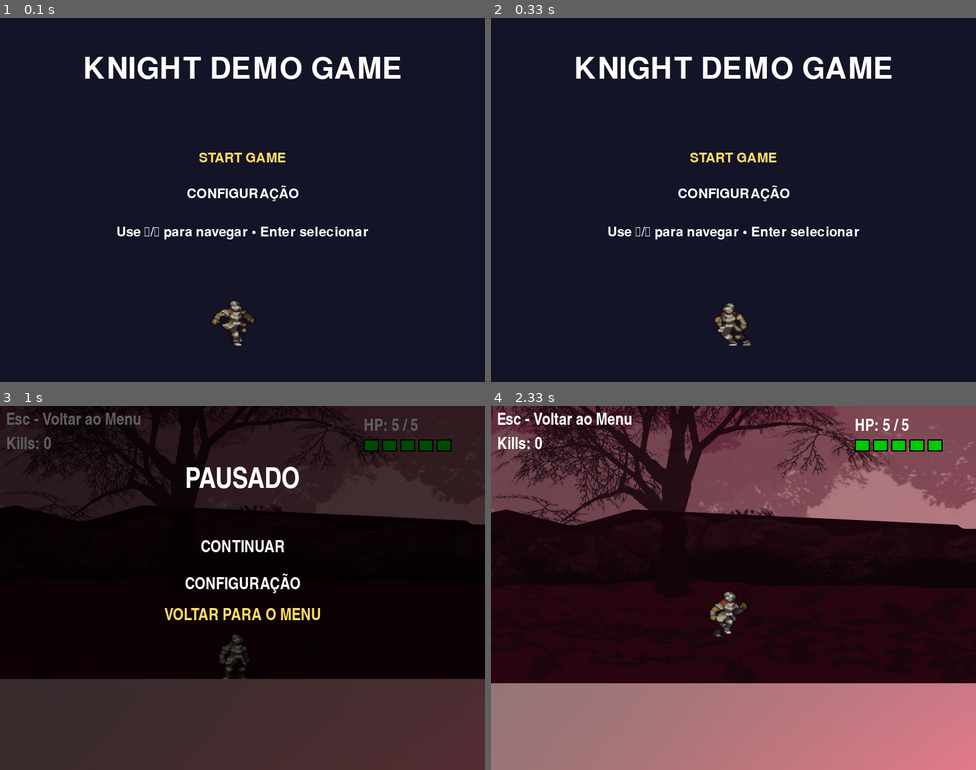
Above: before the commit, frames 1-4 (two rows, left to right).
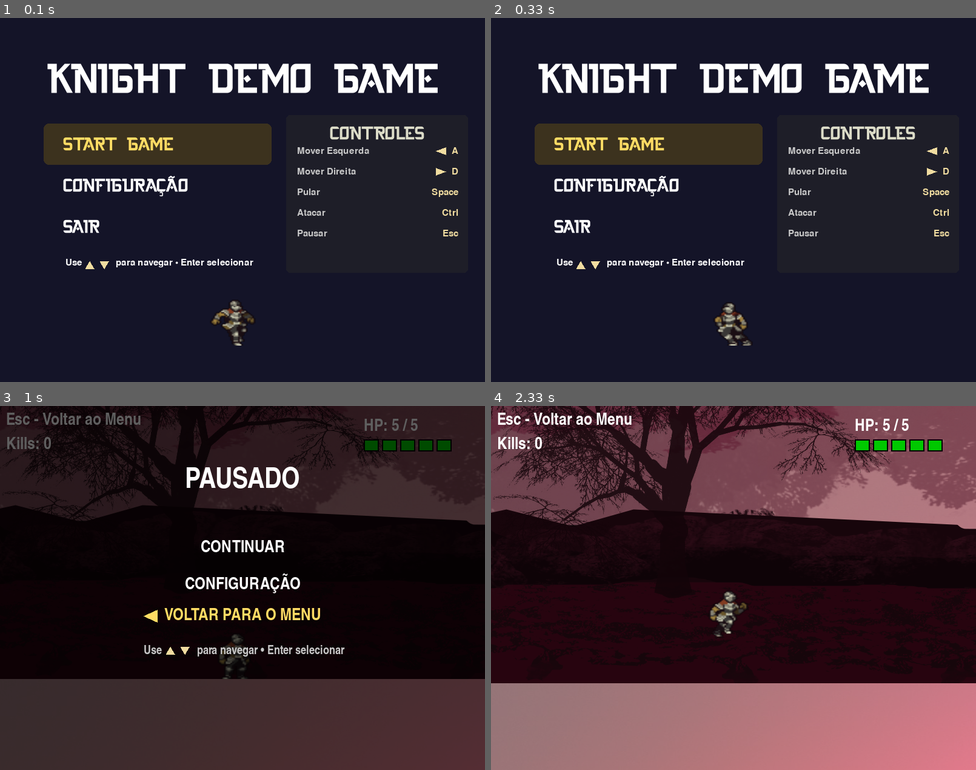
Above: after the commit, the same moments.

Repository: juniodevs/PyGameProject
Game: pygame game, started from src/main.py
Same seed, same stepped clock (60 frames per second), same inputs: the game is played once before the commit and once after it.
Inputs:
- Up to frame 1 (0.1 s): no input
- Up to frame 2 (0.33 s): no input
- Up to frame 3 (1 s): tap Enter at 0.33 s; hold Esc from 0.67 s (still down); hold Up from 0.67 s (still down)
- Up to frame 4 (2.33 s): release Esc at 1.13 s; release Up at 1.13 s; tap Enter at 1.17 s; hold Enter 1.5-1.97 s; hold Up 1.5-1.97 s; hold Up from 2 s (still down)

The runs differ from the first frame. In frame 1, 13% of the frame differs, in the area x 9-95%, y 10-69%; in frame 2, 13%; in frame 3, 0.5%; in frame 4, nothing differs.

Commit message:
Refactor code structure for improved readability and maintainability

Diff:
--- a/src/game/scenes/gameplay.py
+++ b/src/game/scenes/gameplay.py
@@ -222,8 +222,58 @@
         for i, opt in enumerate(self.pause_options):
             color = (255, 220, 100) if i == self.pause_index else (255, 255, 255)
             text = self._choose_game_font(28).render(opt, True, color)
-            screen.blit(text, (w // 2 - text.get_width() // 2, y))
+            text_x = w // 2 - text.get_width() // 2
+            # draw a left arrow indicator for the selected option (triangle) to avoid depending on glyphs
+            if i == self.pause_index:
+                arrow_x = text_x - 40
+                center_y = y + text.get_height() // 2
+                pts = [(arrow_x + 28, center_y - 10), (arrow_x + 6, center_y), (arrow_x + 28, center_y + 10)]
+                pygame.draw.polygon(screen, (255, 220, 100), pts)
+
+            screen.blit(text, (text_x, y))
             y += 56
+
+        # Instruction hint below pause options with up/down icons
+        hint_prefix = 'Use '
+        hint_suffix = ' para navegar • Enter selecionar'
+        try:
+            hint_font = self._choose_game_font(20)
+            prefix_surf = hint_font.render(hint_prefix, True, (200, 200, 200))
+            suffix_surf = hint_font.render(hint_suffix, True, (200, 200, 200))
+            arrow_w = 18
+            gap = 6
+            total_w = prefix_surf.get_width() + arrow_w + gap + arrow_w + suffix_surf.get_width()
+            hint_x = w // 2 - total_w // 2
+            hint_y = y + 6
+            screen.blit(prefix_surf, (hint_x, hint_y))
+            hx = hint_x + prefix_surf.get_width()
+            # up arrow
+            self._draw_arrow_icon(screen, hx, hint_y, 'up', (240, 220, 160))
+            hx += arrow_w + gap
+            # down arrow
+            self._draw_arrow_icon(screen, hx, hint_y, 'down', (240, 220, 160))
+            hx += arrow_w + gap
+            screen.blit(suffix_surf, (hx, hint_y))
+        except Exception:
+            pass
+
+    def _draw_arrow_icon(self, screen, x, y, direction, color=(240, 220, 160)):
+        """Draw a small triangular arrow icon at (x,y). direction in ('left','right','up','down').
+
+        x,y are the top-left of an area approx 18x18 where the icon will be drawn.
+        """
+        w = 18
+        h = 18
+        center_y = y + h // 2
+        if direction in ('left', 'l'):
+            pts = [(x + w - 2, center_y - 6), (x + 2, center_y), (x + w - 2, center_y + 6)]
+        elif direction in ('right', 'r'):
+            pts = [(x + 2, center_y - 6), (x + w - 2, center_y), (x + 2, center_y + 6)]
+        elif direction in ('up', 'u'):
+            pts = [(x + w // 2, center_y - 6), (x + 2, center_y + 6), (x + w - 2, center_y + 6)]
+        else:
+            pts = [(x + 2, center_y - 6), (x + w - 2, center_y - 6), (x + w // 2, center_y + 6)]
+        pygame.draw.polygon(screen, color, pts)
 
     def _draw_hp_overlay(self, screen):
         """Draw HP overlay showing current HP / max HP as visual hearts/bars."""
--- a/src/game/scenes/main_menu.py
+++ b/src/game/scenes/main_menu.py
@@ -1,40 +1,63 @@
+import os
 import pygame
 from ..settings import WHITE
 from ..entities.player import Player
 from .config_menu import ConfigMenu
-
 
 class MainMenu:
     def __init__(self, app):
         """app: reference to GameApp instance"""
         self.app = app
         self.screen = app.screen
-        self.font_title = pygame.font.Font(None, 72)
-        self.font = pygame.font.Font(None, 32)
+
+        try:
+            base = os.path.abspath(os.path.join(os.path.dirname(__file__), '..', '..'))
+            fonts_dir = os.path.join(base, 'assets', 'fonts')
+
+            title_path = os.path.join(fonts_dir, 'The Knight.ttf')
+            if os.path.isfile(title_path):
+                self.font_title = pygame.font.Font(title_path, 72)
+                self.font = pygame.font.Font(title_path, 32)
+            else:
+                self.font_title = pygame.font.SysFont(None, 72)
+                self.font = pygame.font.SysFont(None, 32)
+        except Exception:
+            self.font_title = pygame.font.SysFont(None, 72)
+            self.font = pygame.font.SysFont(None, 32)
+
+        try:
+            self.font_controls = pygame.font.SysFont(None, 22)
+        except Exception:
+            self.font_controls = self.font
         self.title_text = 'KNIGHT DEMO GAME'
 
-        # Menu options
-        self.options = ['START GAME', 'CONFIGURAÇÃO']
+        self.options = ['START GAME', 'CONFIGURAÇÃO', 'SAIR']
         self.selected = 0
 
-        # Simple menu player shown at bottom doing an idle loop
         sw, sh = self.screen.get_size()
         px = sw // 2 - 152
         py = sh - 220
         self.menu_player = Player(px, py)
-        # Force idle start
+
         self.menu_player._set_state('idle')
         self._auto_dir = -1
         self._dir_change_time = pygame.time.get_ticks() + 1200
         self._next_jump_time = pygame.time.get_ticks() + 2000
 
-        # Play menu music with crossfade if available
         try:
             self.app.audio.crossfade_music('menu', fade_ms=800)
         except Exception:
             pass
 
         self.config_overlay = None
+
+        self.controls = [
+            ("Mover Esquerda", "← / A"),
+            ("Mover Direita", "→ / D"),
+            ("Pular", "Space"),
+            ("Atacar", "Ctrl"),
+            ("Pausar", "Esc"),
+        ]
 
     def _start_game(self):
         try:
@@ -58,11 +81,19 @@
             elif event.key in (pygame.K_DOWN, pygame.K_s):
                 self.selected = (self.selected + 1) % len(self.options)
             elif event.key in (pygame.K_RETURN, pygame.K_KP_ENTER):
-                if self.options[self.selected] == 'START GAME':
+                choice = self.options[self.selected]
+                if choice == 'START GAME':
                     self._start_game()
-                else:
-                    # open configuration overlay
+                elif choice == 'CONFIGURAÇÃO':
+
                     self.config_overlay = ConfigMenu(self.app, on_done=self._close_config)
+                elif choice == 'SAIR':
+
+                    try:
+                        self.app.audio.play_sound('select')
+                    except Exception:
+                        pass
+                    self.app.running = False
             elif event.key == pygame.K_ESCAPE:
                 self.app.running = False
 
@@ -70,21 +101,19 @@
         self.config_overlay = None
 
     def update(self):
-        # update auto-walk for menu player
+
         now = pygame.time.get_ticks()
         if now >= self._dir_change_time:
             self._auto_dir *= -1
             self._dir_change_time = now + 1200 + (now % 400)
 
-        # set velocity according to auto dir
         self.menu_player.vel_x = self._auto_dir * (self.menu_player.speed * 0.5)
-        # random-ish jump schedule
+
         if now >= self._next_jump_time and self.menu_player.on_ground:
             self.menu_player.vel_y = self.menu_player.jump_power
             self.menu_player.on_ground = False
             self._next_jump_time = now + 1800 + (now % 1200)
 
-        # update animations / physics with screen bounds
         sw, sh = self.screen.get_size()
         ground_y = sh - 40
         self.menu_player.update(sw, sh, ground_y)
@@ -96,25 +125,126 @@
         screen.fill((20, 20, 40))
         sw, sh = screen.get_size()
 
-        # Title
         title = self.font_title.render(self.title_text, True, WHITE)
         screen.blit(title, (sw // 2 - title.get_width() // 2, 60))
 
-        # Menu options
-        y = 220
+        menu_x = 80
+        menu_w = 360
+        y = 180
         for i, opt in enumerate(self.options):
-            color = WHITE if i != self.selected else (255, 220, 100)
+            box_w = menu_w
+            box_h = 56
+            box_x = menu_x
+            box_y = y
+
+            if i == self.selected:
+                pygame.draw.rect(screen, (60, 50, 30), (box_x - 8, box_y - 6, box_w + 16, box_h + 12), border_radius=8)
+                color = (255, 220, 100)
+            else:
+                color = WHITE
+
             txt = self.font.render(opt, True, color)
-            screen.blit(txt, (sw // 2 - txt.get_width() // 2, y))
-            y += 56
-
-        # Draw small instructions
-        instr = self.font.render('Use ↑/↓ para navegar • Enter selecionar', True, WHITE)
-        screen.blit(instr, (sw // 2 - instr.get_width() // 2, y + 10))
-
-        # Draw the menu player near bottom center
+            screen.blit(txt, (box_x + 24, y + 10))
+
+            if i == self.selected:
+                arrow = self.font.render('►', True, (255, 200, 120))
+                screen.blit(arrow, (box_x + 8, y + 12))
+
+            y += box_h + 12
+
+        instr_text_prefix = 'Use '
+        instr_text_suffix = ' para navegar • Enter selecionar'
+        prefix_surf = self.font_controls.render(instr_text_prefix, True, WHITE)
+        suffix_surf = self.font_controls.render(instr_text_suffix, True, WHITE)
+
+        arrow_w = 18
+        gap = 6
+        total_w = prefix_surf.get_width() + arrow_w + gap + arrow_w + suffix_surf.get_width()
+        instr_x = menu_x + (menu_w // 2) - (total_w // 2)
+        instr_y = y + 12
+        screen.blit(prefix_surf, (instr_x, instr_y))
+        x = instr_x + prefix_surf.get_width()
+
+        self._draw_arrow_icon(screen, x, instr_y + 2, 'up', (240, 220, 160))
+        x += arrow_w + gap
+
+        self._draw_arrow_icon(screen, x, instr_y + 2, 'down', (240, 220, 160))
+        x += arrow_w + gap
+        screen.blit(suffix_surf, (x, instr_y))
+
+        panel_w = 300
+        panel_h = 260
+        panel_x = menu_x + menu_w + 32
+        panel_y = 160
+
+        pygame.draw.rect(screen, (30, 30, 40), (panel_x, panel_y, panel_w, panel_h), border_radius=6)
+
+        hdr = self.font.render('CONTROLES', True, (220, 220, 200))
+        screen.blit(hdr, (panel_x + panel_w // 2 - hdr.get_width() // 2, panel_y + 12))
+
+        row_y = panel_y + 52
+        for label, key in self.controls:
+            lbl = self.font_controls.render(label, True, (200, 200, 200))
+            screen.blit(lbl, (panel_x + 18, row_y))
+
+            parts = [p.strip() for p in key.split('/')]
+
+            items = []
+            gap = 8
+            total_w = 0
+            for p in parts:
+
+                if any(ch in p for ch in ('←', '→', '↑', '↓')):
+                    w = 20
+                    items.append((p, None, w))
+                else:
+                    surf = self.font_controls.render(p, True, (240, 220, 160))
+                    w = surf.get_width()
+                    items.append((p, surf, w))
+                total_w += w + gap
+            if total_w > 0:
+                total_w -= gap
+
+            x = panel_x + panel_w - total_w - 16
+            for p, surf, w in items:
+                if surf is None:
+
+                    center_y = row_y + self.font_controls.get_height() // 2
+                    if '←' in p:
+                        pts = [(x + w - 2, center_y - 6), (x + 2, center_y), (x + w - 2, center_y + 6)]
+                    elif '→' in p:
+                        pts = [(x + 2, center_y - 6), (x + w - 2, center_y), (x + 2, center_y + 6)]
+                    elif '↑' in p:
+                        pts = [(x + w // 2, center_y - 6), (x + 2, center_y + 6), (x + w - 2, center_y + 6)]
+                    else:
+                        pts = [(x + 2, center_y - 6), (x + w - 2, center_y - 6), (x + w // 2, center_y + 6)]
+                    pygame.draw.polygon(screen, (240, 220, 160), pts)
+                else:
+                    screen.blit(surf, (x, row_y))
+                x += w + gap
+
+            row_y += 34
+
         player_pos = (sw // 2 - self.menu_player.width // 2, sh - 220)
         self.menu_player.draw_at(screen, player_pos)
 
         if self.config_overlay:
             self.config_overlay.render(screen)
+
+    def _draw_arrow_icon(self, screen, x, y, direction, color=(240, 220, 160)):
+        """Draw a small triangular arrow icon at (x,y). direction in ('left','right','up','down').
+
+        x,y are the top-left of an area approx 18x18 where the icon will be drawn.
+        """
+        w = 18
+        h = 18
+        center_y = y + h // 2
+        if direction in ('left', 'l'):
+            pts = [(x + w - 2, center_y - 6), (x + 2, center_y), (x + w - 2, center_y + 6)]
+        elif direction in ('right', 'r'):
+            pts = [(x + 2, center_y - 6), (x + w - 2, center_y), (x + 2, center_y + 6)]
+        elif direction in ('up', 'u'):
+            pts = [(x + w // 2, center_y - 6), (x + 2, center_y + 6), (x + w - 2, center_y + 6)]
+        else:
+            pts = [(x + 2, center_y - 6), (x + w - 2, center_y - 6), (x + w // 2, center_y + 6)]
+        pygame.draw.polygon(screen, color, pts)
Binary file added: src/assets/fonts/The Knight.ttf
